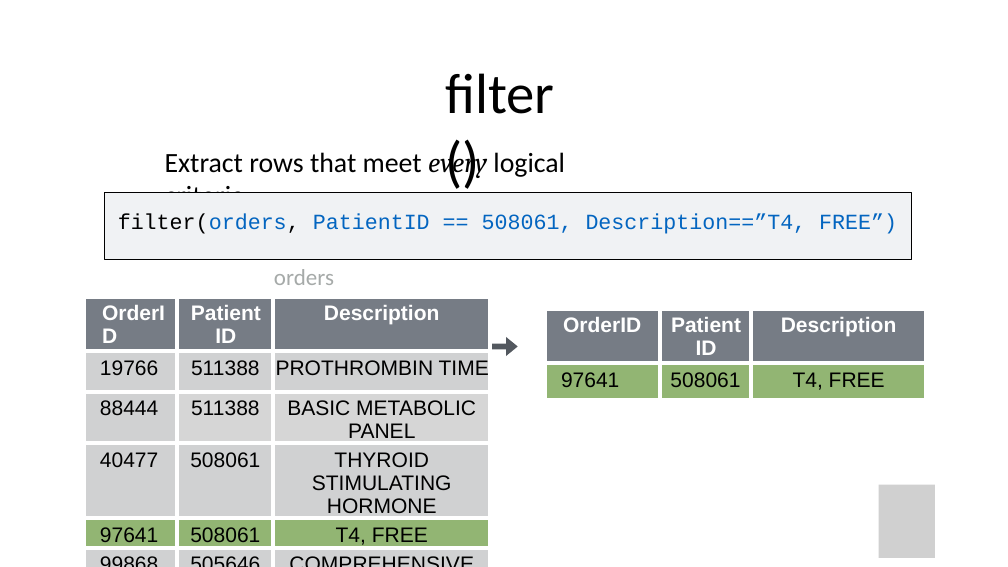
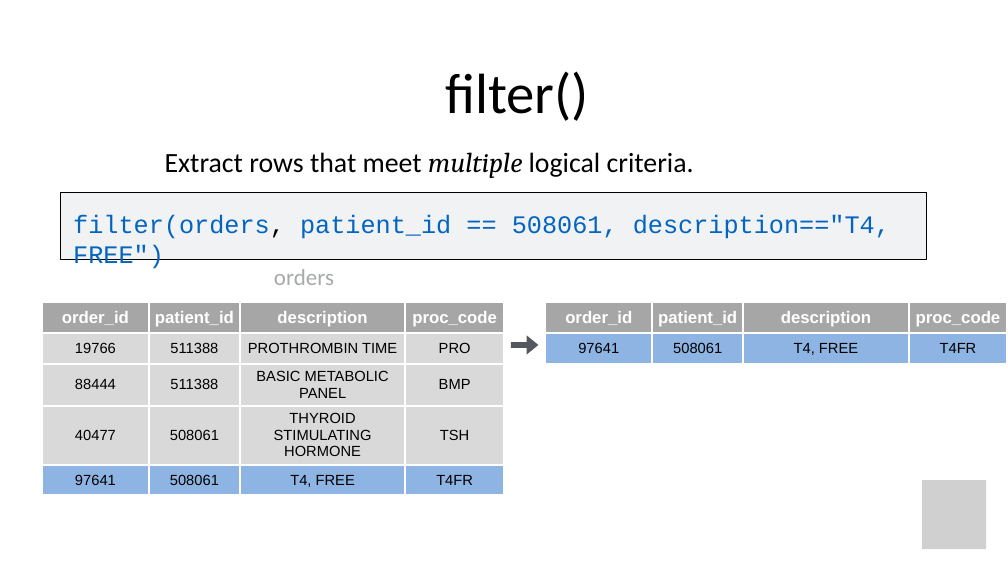
Before and after one commit to amromeo/api_r2020, a slide deck: slide 34 of 03 - Transform.pptx (slide 35 before the commit). Drawn at 1008x567 pixels with LibreOffice and Linux fonts; fonts in the diff are those of the drawing; grey boxes stand for pictures. Boxes give left, top, right and bottom in pixels: in the first picture for what was removed or moved away, otherwise in the second. Text is boxed around its words. In the diff, an @@ line names an element or a change of style, - is before the commit and + after.

```diff
--- a/03 - Transform.pptx
+++ b/03 - Transform.pptx
@@ title "filter()" rewrapped from (445,73,554,114) to (445,71,589,121) @@
@@ text at (165,152,694,178): text changed @@
-Extract rows that meet every logical criteria.
+Extract rows that meet multiple logical criteria.
@@ rectangle "filter(orders, patient_id == 508061, description=="T4, ...": place and size @@
-rectangle "filter(orders, patient_id == 508061, description=="T4, ..." at (104,192,911,259)
+rectangle "filter(orders, patient_id == 508061, description=="T4, ..." at (60,192,926,259)
@@ text in rectangle at (73,214,890,269): text changed; size 20.6 to 24 pt @@
-filter(orders, PatientID == 508061, Description==”T4, FREE”)
+filter(orders, patient_id == 508061, description=="T4, FREE")
@@ table at (42,302,504,501) @@
-OrderID | Patient ID | Description
-19766 | 511388 | PROTHROMBIN TIME
-88444 | 511388 | BASIC METABOLIC PANEL
-40477 | 508061 | THYROID STIMULATING HORMONE
-97641 | 508061 | T4, FREE
-99868 | 505646 | COMPREHENSIVE METABOLIC PANEL
- |  | 
+order_id | patient_id | description | proc_code
+19766 | 511388 | PROTHROMBIN TIME | PRO
+88444 | 511388 | BASIC METABOLIC PANEL | BMP
+40477 | 508061 | THYROID STIMULATING HORMONE | TSH
+97641 | 508061 | T4, FREE | T4FR
@@ table: place and size @@
-table at (84,296,490,567)
+table at (42,302,504,501)
@@ table at (545,302,1007,364) @@
-column 1: OrderID | 97641
-column 2: Patient ID | 508061
-column 3: Description | T4, FREE
+column 1: order_id | 97641
+column 2: patient_id | 508061
+column 3: description | T4, FREE
+column 4: proc_code | T4FR
@@ table: place and size @@
-table at (545,309,927,401)
+table at (545,302,1007,364)
@@ freeform shape: place and size @@
-freeform shape at (490,337,517,356)
+freeform shape at (511,336,538,355)
@@ picture: place and size @@
-picture at (879,485,935,558)
+picture at (923,480,987,549)
@@ freeform shape removed at (234,527,274,563) @@
@@ freeform shape removed at (275,527,352,563) @@
@@ freeform shape removed at (354,527,407,563) @@
@@ freeform shape removed at (234,564,274,567) @@
@@ freeform shape removed at (275,564,352,567) @@
@@ freeform shape removed at (354,564,407,567) @@
```
Also in this commit, not shown: 13 other slides changed, 16 slides added, 1 slide removed.
